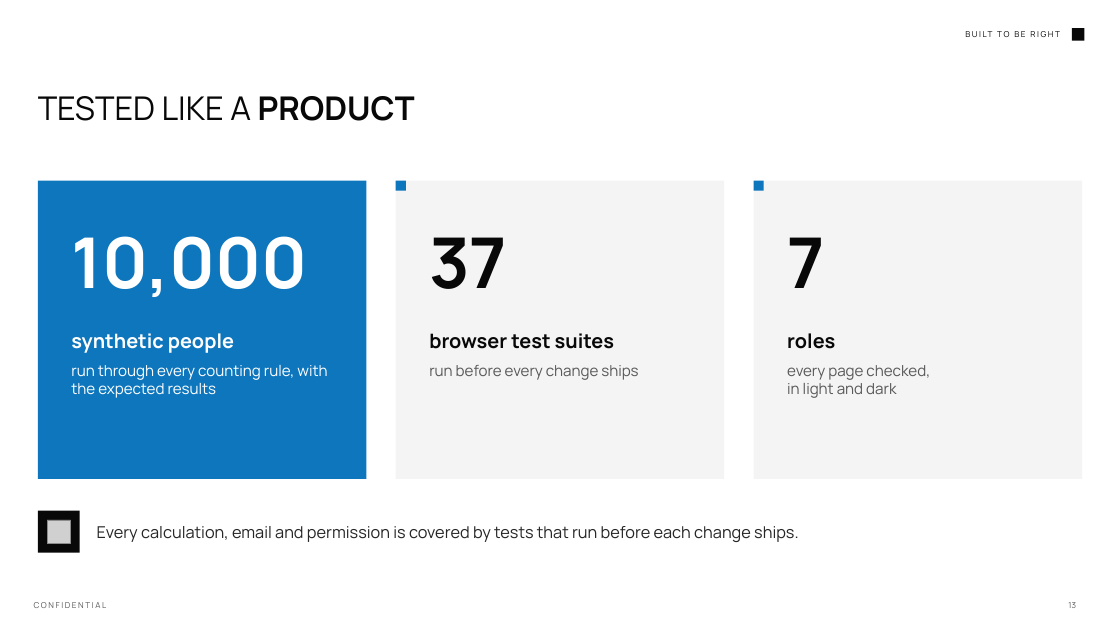
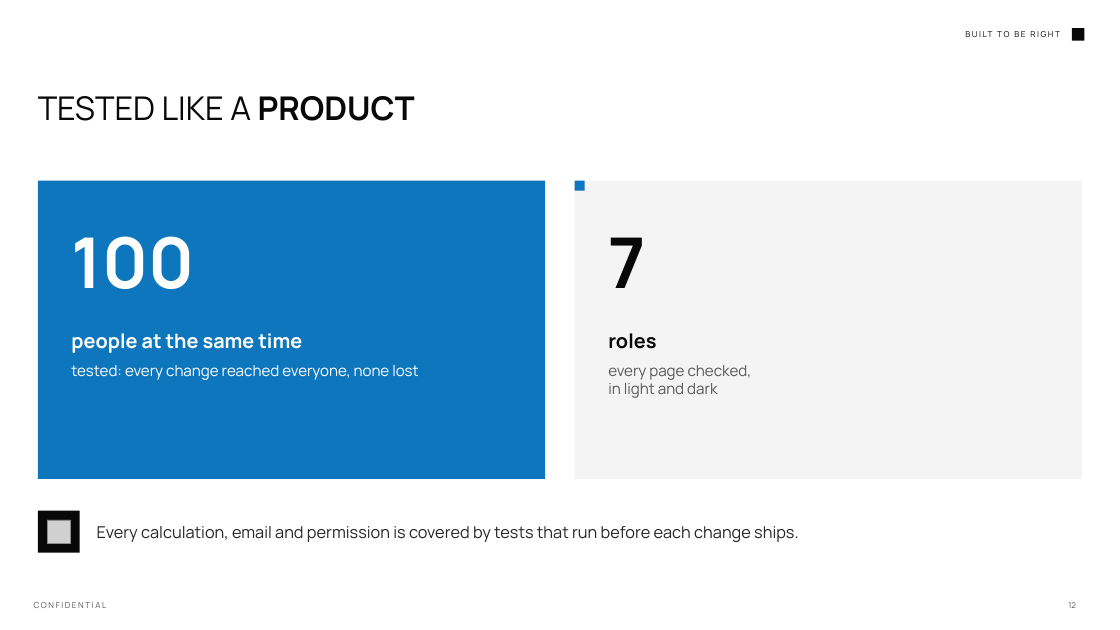
Before and after one commit to Wizdeed1/s, a slide deck: slide 12 of final/Cadence - Overview.pptx (slide 13 before the commit). Drawn at 1120x630 pixels with LibreOffice and Linux fonts; fonts in the diff are those of the drawing; grey boxes stand for pictures; background and template pictures are left out. Boxes give left, top, right and bottom in pixels: in the first picture for what was removed or moved away, otherwise in the second. Text is boxed around its words. In the diff, an @@ line names an element or a change of style, - is before the commit and + after.

```diff
--- a/final/Cadence - Overview.pptx
+++ b/final/Cadence - Overview.pptx
@@ rectangle resized from (x1=38, y1=181, x2=366, y2=479) to (x1=38, y1=181, x2=545, y2=479) @@
@@ rectangle removed at (x1=396, y1=181, x2=724, y2=479) @@
@@ rectangle resized from (x1=754, y1=181, x2=1082, y2=479) to (x1=575, y1=181, x2=1082, y2=479) @@
@@ rectangle moved from (x1=396, y1=181, x2=406, y2=191) to (x1=575, y1=181, x2=585, y2=191) @@
@@ rectangle removed at (x1=754, y1=181, x2=764, y2=191) @@
@@ text removed at (x1=71, y1=236, x2=307, y2=297) @@
-10,000
@@ text added at (x1=71, y1=236, x2=194, y2=289), 60 pt, text #FFFFFF, bold @@
+100
@@ text removed at (x1=429, y1=237, x2=507, y2=289) @@
-37
@@ text "7" moved from (x1=787, y1=237, x2=824, y2=288) to (x1=608, y1=237, x2=645, y2=288) @@
@@ text "roles" moved from (x1=787, y1=333, x2=835, y2=349) to (x1=608, y1=333, x2=656, y2=349) @@
@@ text removed at (x1=71, y1=333, x2=234, y2=353) @@
-synthetic people
@@ text added at (x1=71, y1=333, x2=302, y2=353), 17 pt, text #FFFFFF, bold @@
+people at the same time
@@ text removed at (x1=429, y1=333, x2=614, y2=349) @@
-browser test suites
@@ text removed at (x1=71, y1=365, x2=327, y2=398) @@
-run through every counting rule, with the expected results
@@ text added at (x1=71, y1=365, x2=418, y2=380), 13 pt, text #FFFFFF @@
+tested: every change reached everyone, none lost
@@ text removed at (x1=429, y1=365, x2=638, y2=380) @@
-run before every change ships
@@ text "every page checked," moved from (x1=787, y1=365, x2=930, y2=398) to (x1=608, y1=365, x2=752, y2=398) @@
```
Also in this commit, not shown: 4 other slides changed, 1 slide removed, 2 other files.
